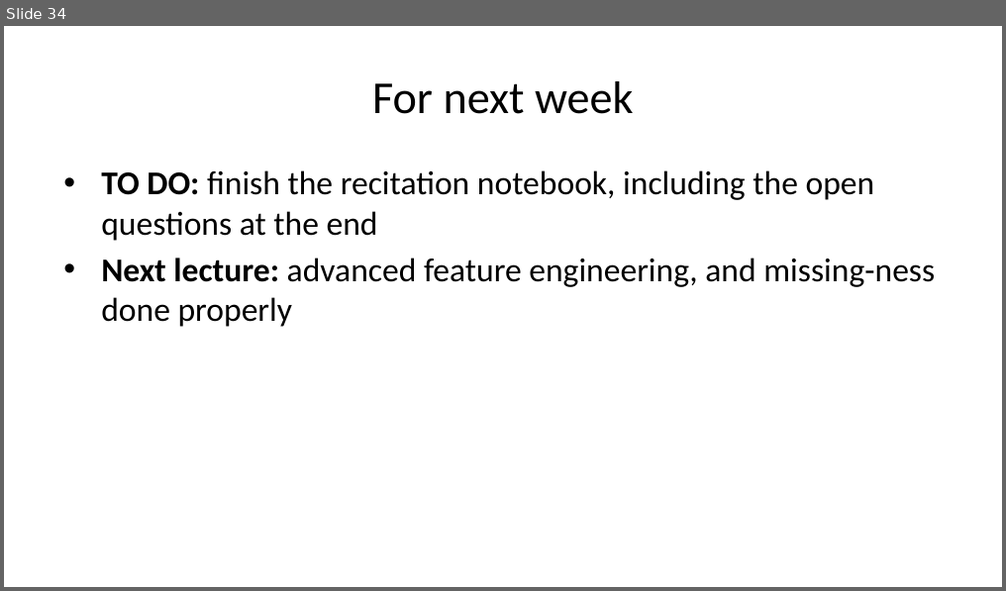
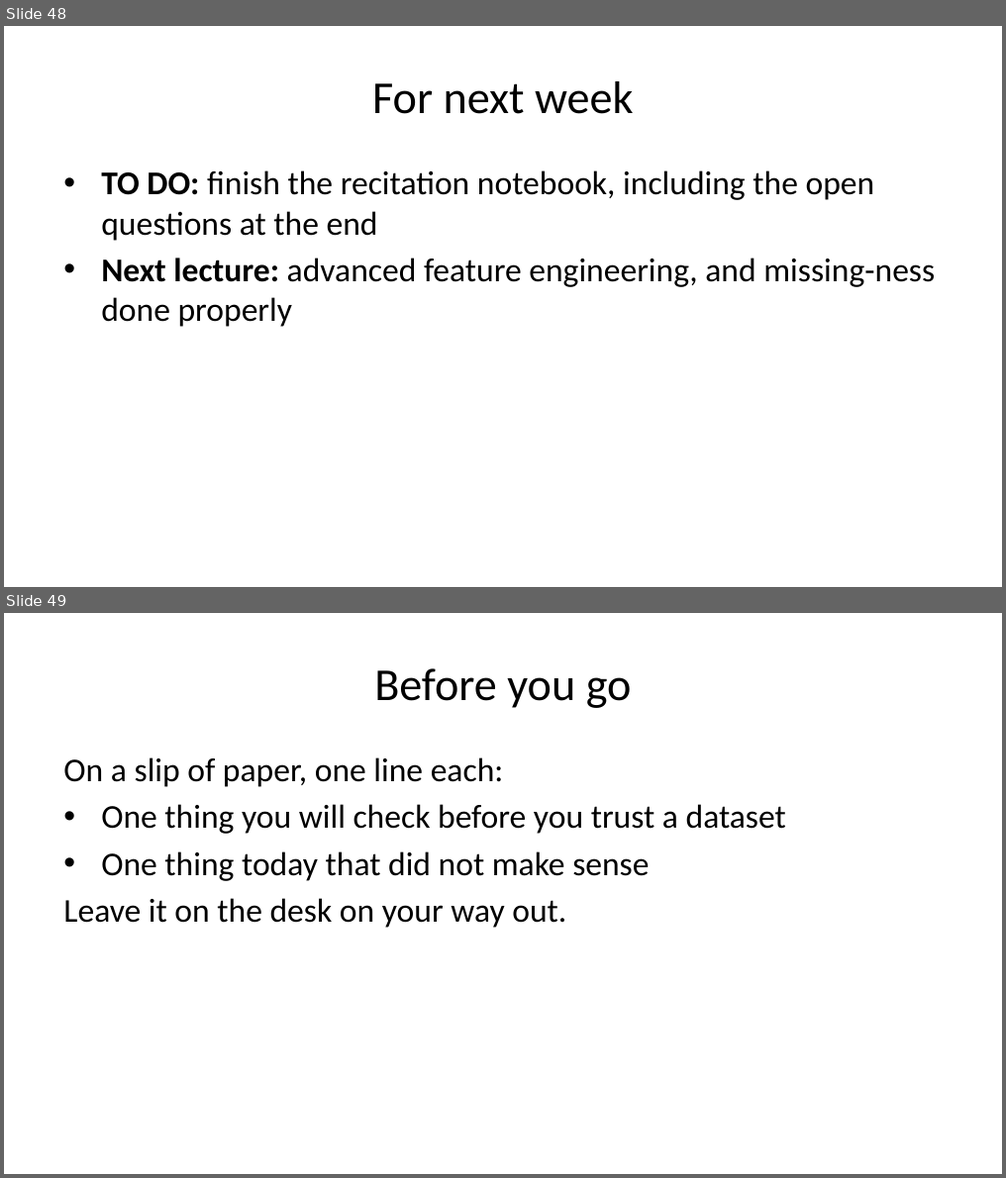
Before and after one commit to pauldubois98/AdcancedTopicsDataScience2026, a slide deck: Course01/slides.pptx. Shown one above the other, each under a label of ours: slide 34 before the commit, slides 48 and 49 after it. The pictures are 1006x591 and 1006x1178 pixels, drawn with LibreOffice and Linux fonts; fonts in the diff are those of the drawing. Boxes give left, top, right and bottom in pixels: in the first picture for what was removed or moved away, otherwise in the second. Text is boxed around its words. In the diff, an @@ line names an element or a change of style, - is before the commit and + after.

```diff
--- a/Course01/slides.pptx
+++ b/Course01/slides.pptx
@@ slide 49 added at (4,613,1002,1174), background #FFFFFF @@
@@ title added at (374,668,632,708), 33 pt, text #000000 @@
+Before you go
@@ text added at (63,758,786,928), 24 pt, text #000000 @@
+On a slip of paper, one line each:
+• One thing you will check before you trust a dataset
+• One thing today that did not make sense
+Leave it on the desk on your way out.
@@ what was slide 34 is now slide 48 @@
```
Also in this commit, not shown: 18 slides changed, 14 other slides added, 1 other file.
